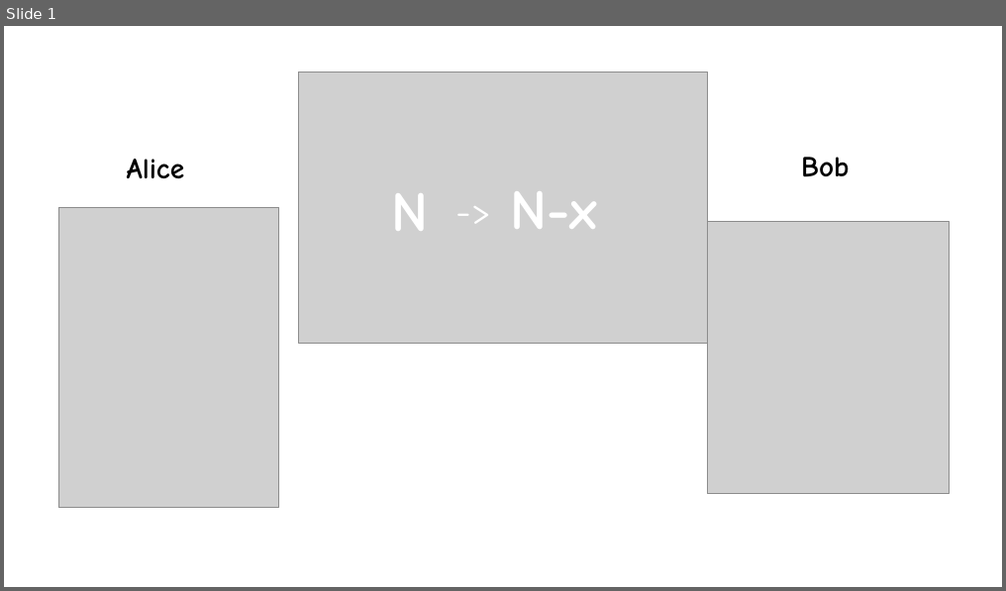
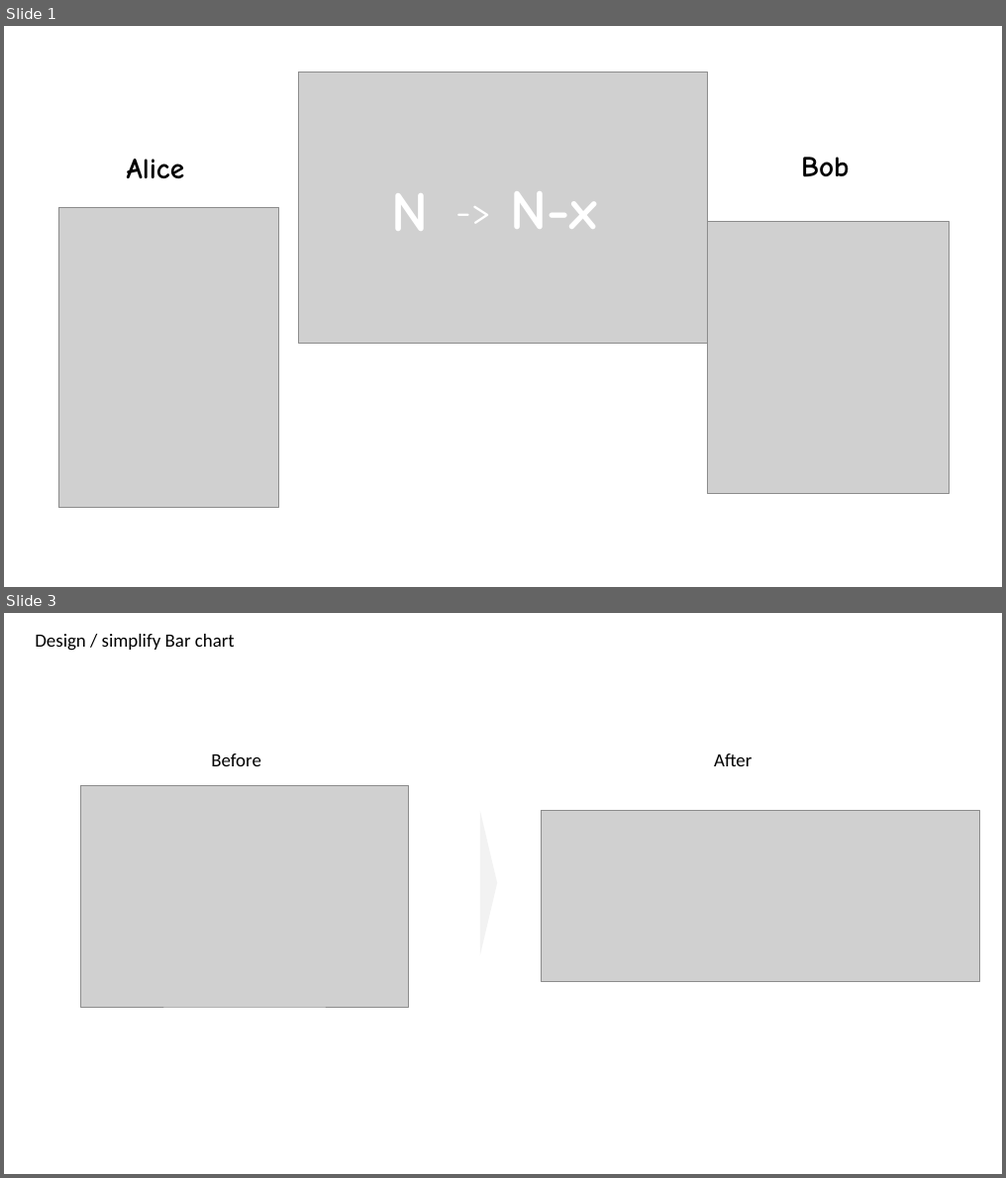
Before and after one commit to h1ros/h1ros.github.io, a slide deck: draft/20190414_950_divisor.pptx. Shown one above the other, each under a label of ours: slide 1 before the commit, slides 1 and 3 after it; the slides between them are not shown. The pictures are 1006x591 and 1006x1178 pixels, drawn with LibreOffice and Linux fonts; fonts in the diff are those of the drawing; grey boxes stand for pictures. Boxes give left, top, right and bottom in pixels: in the first picture for what was removed or moved away, otherwise in the second. Text is boxed around its words. In the diff, an @@ line names an element or a change of style, - is before the commit and + after.

```diff
--- a/draft/20190414_950_divisor.pptx
+++ b/draft/20190414_950_divisor.pptx
@@ slide 3 added at [4, 613, 1002, 1174], background #FFFFFF @@
@@ text added at [35, 634, 235, 651], 18 pt, text #000000 @@
+Design / simplify Bar chart
@@ text added at [211, 754, 261, 766], 18 pt, text #000000 @@
+Before
@@ text added at [714, 754, 751, 766], 18 pt, text #000000 @@
+After
@@ picture added at [81, 785, 409, 1007] @@
@@ triangle added at [480, 811, 498, 957], fill #F2F2F2 @@
@@ picture added at [542, 811, 980, 981] @@
```
Also in this commit, not shown: 2 other slides added, 57 other files.
